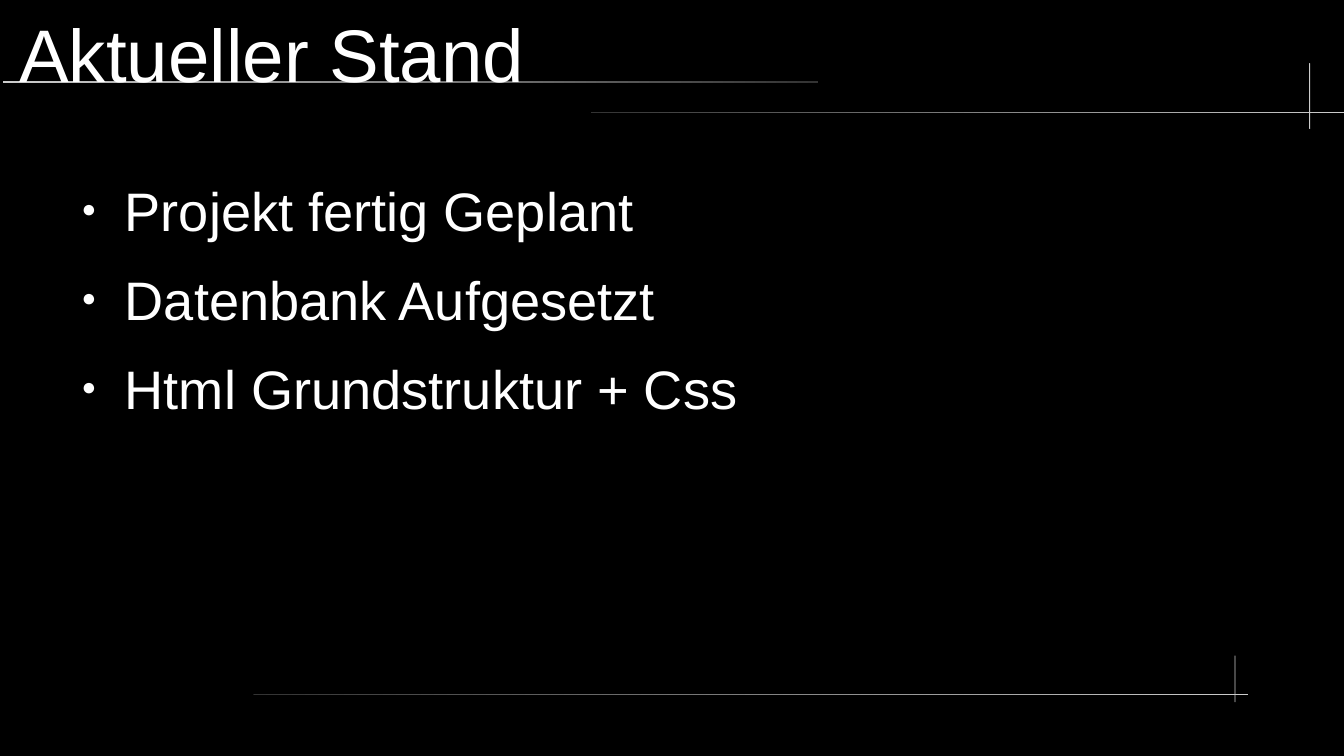
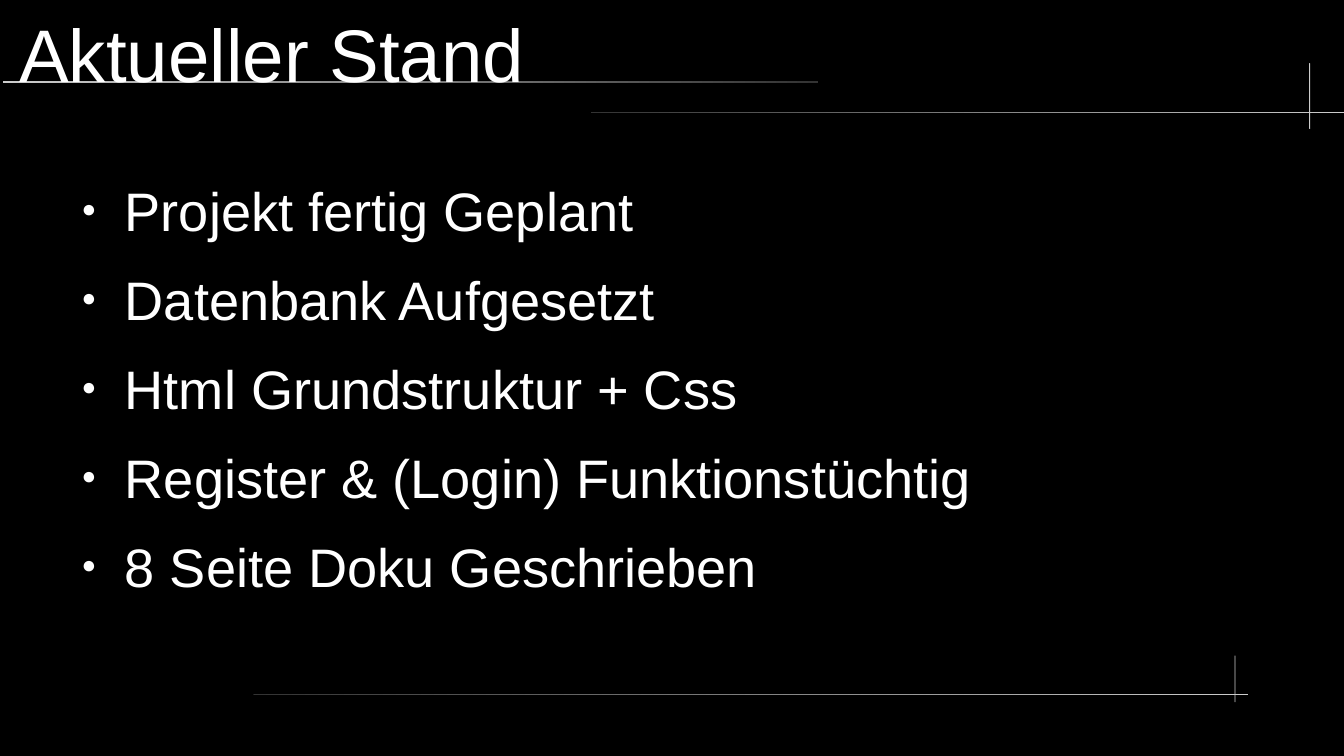
Before and after one commit to Timo348/Projektarbeit, a slide deck: slide 3 of (no_code)/Presifür18.odp. Drawn at 1344x756 pixels with LibreOffice and Linux fonts; fonts in the diff are those of the drawing. Boxes give left, top, right and bottom in pixels: in the first picture for what was removed or moved away, otherwise in the second. Text is boxed around its words. In the diff, an @@ line names an element or a change of style, - is before the commit and + after.

```diff
--- a/(no_code)/Presifür18.odp
+++ b/(no_code)/Presifür18.odp
@@ text at [125,458,970,588]: paragraphs added @@
+● Register & (Login) Funktionstüchtig
+● 8 Seite Doku Geschrieben
```
Also in this commit, not shown: 1 other file.
